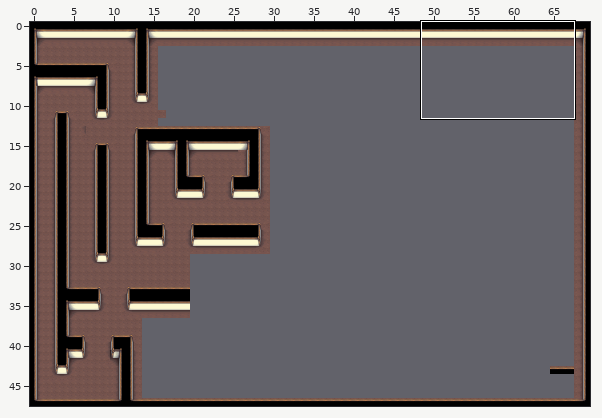
One commit to this Tiled map: asset/wip/config/main-floor.tmx. The first picture is a wide view before the edit; the outline marks the close-up.
Close-up. The starting point:
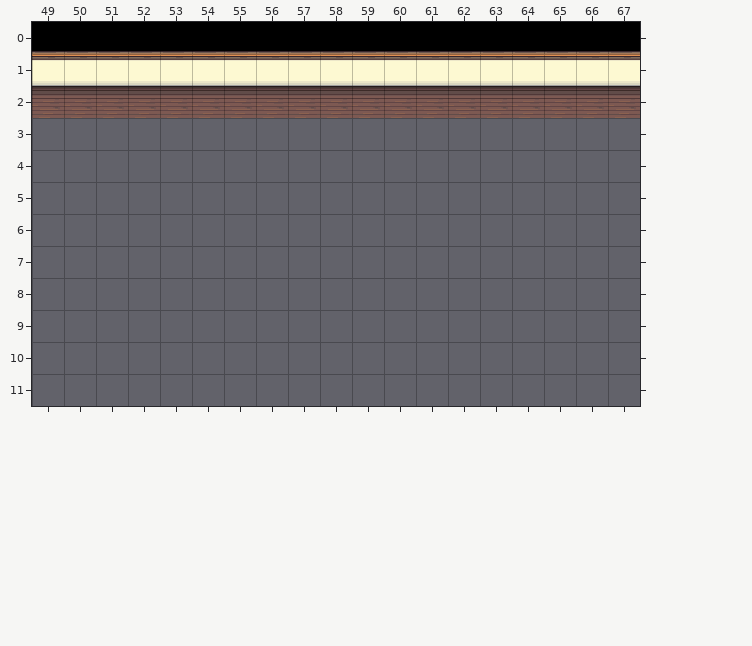
Cells are 32x32 px. Shown: x 49..67, y 0..11. The commit also changed other parts of the map, which this record leaves out.
New version:
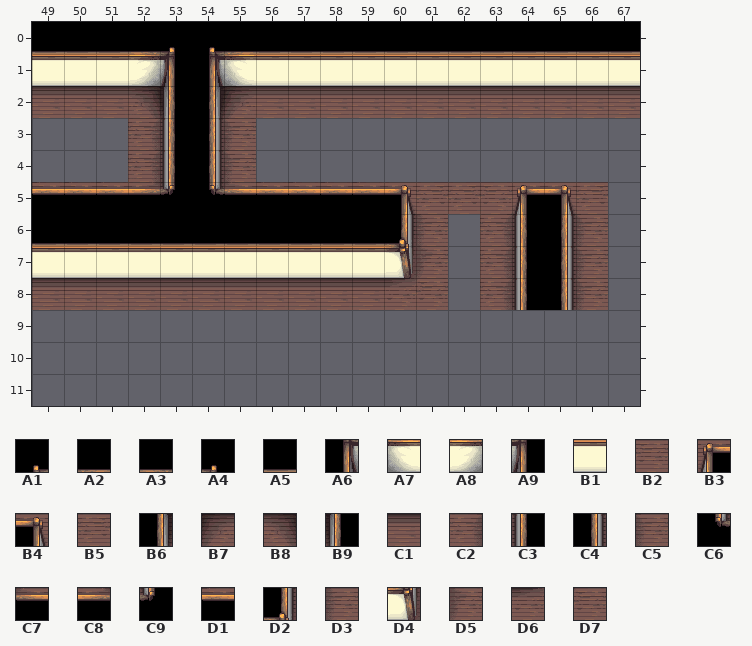
Key: from "Main Floor": A1 0, A2 1, A3 2, A4 3, A5 4, A6 9, A7 10, A8 11, A9 12, B1 13, B2 14, B3 15, B4 16, B5 17, B6 18, B7 19, B8 20, B9 21, C1 22, C2 23, C3 24, C4 25, C5 26, C6 27, C7 28, C8 29, C9 30, D1 31, D2 34, D3 35, D4 43, D5 44, D6 52, D7 53.
__ is an empty cell.
Diff:
{"where": "layer \"Floor\""}
{"y":0,"x":52,"old":"A5 A5 A5 A5","new":"A3 A4 A1 A2"}
{"y":1,"x":52,"old":"B1 B1 B1 B1","new":"A8 A9 A6 A7"}
{"y":2,"x":52,"old":"C1 C1 C1 C1","new":"B8 B9 B6 B7"}
{"y":3,"x":52,"old":"__ __ __ __","new":"C2 C3 C4 C5"}
{"y":4,"x":52,"old":"__ __ __ __","new":"C2 C3 C4 C5"}
{"y":5,"x":49,"old":"__ __ __ __ __ __ __ __ __ __ __ __ __ __ __ __ __ __","new":"D1 D1 D1 C8 C9 C6 C7 D1 D1 D1 D1 B4 B5 B5 B2 B3 B4 B5"}
{"y":6,"x":49,"old":"__ __ __ __ __ __ __ __ __ __ __ __ __","new":"A5 A5 A5 A5 A5 A5 A5 A5 A5 A5 A5 D2 D3"}
{"y":6,"x":63,"old":"__ __ __ __","new":"C2 C3 C4 C5"}
{"y":7,"x":49,"old":"__ __ __ __ __ __ __ __ __ __ __ __ __","new":"B1 B1 B1 B1 B1 B1 B1 B1 B1 B1 B1 D4 D5"}
{"y":7,"x":63,"old":"__ __ __ __","new":"C2 C3 C4 C5"}
{"y":8,"x":49,"old":"__ __ __ __ __ __ __ __ __ __ __ __ __","new":"C1 C1 C1 C1 C1 C1 C1 C1 C1 C1 C1 D6 D7"}
{"y":8,"x":63,"old":"__ __ __ __","new":"C2 C3 C4 C5"}
{"label":"changed","picture_box":[32,47,608,310]}
